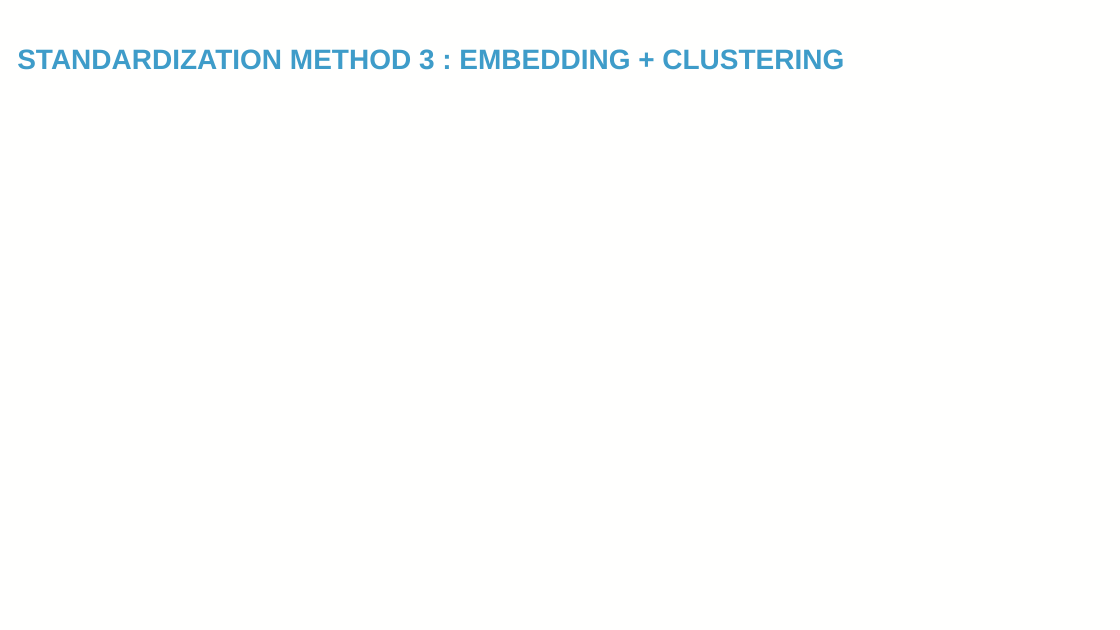
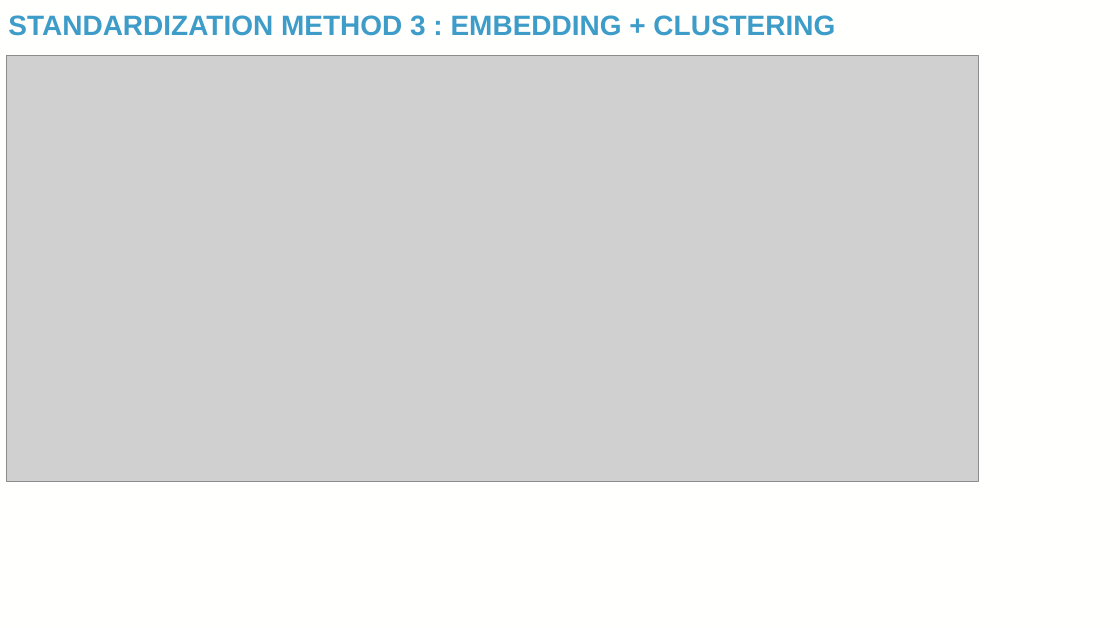
Before and after one commit to TaylorResearchLab/CANTOS, a slide deck: slide 19 of presentations/BIG_2024.pptx. Drawn at 1120x630 pixels with LibreOffice and Linux fonts; fonts in the diff are those of the drawing; grey boxes stand for pictures; background and template pictures are left out. Boxes give left, top, right and bottom in pixels: in the first picture for what was removed or moved away, otherwise in the second. Text is boxed around its words. In the diff, an @@ line names an element or a change of style, - is before the commit and + after.

Commit message:
adding method 3 pipeline to ppt

```diff
--- a/presentations/BIG_2024.pptx
+++ b/presentations/BIG_2024.pptx
@@ title "STANDARDIZATION METHOD 3 : EMBEDDING ...": place and size @@
-title "STANDARDIZATION METHOD 3 : EMBEDDING ..." at box(17, 49, 844, 70)
+title "STANDARDIZATION METHOD 3 : EMBEDDING ..." at box(8, 15, 835, 36)
@@ picture added at box(7, 55, 979, 481) @@
```
Also in this commit, not shown: 4 other slides changed, 3 other files.
